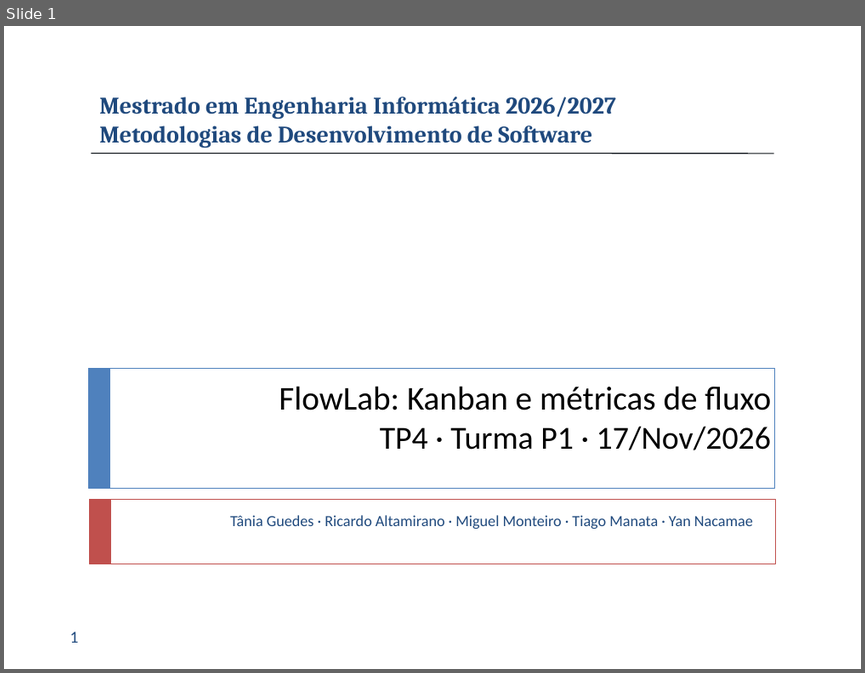
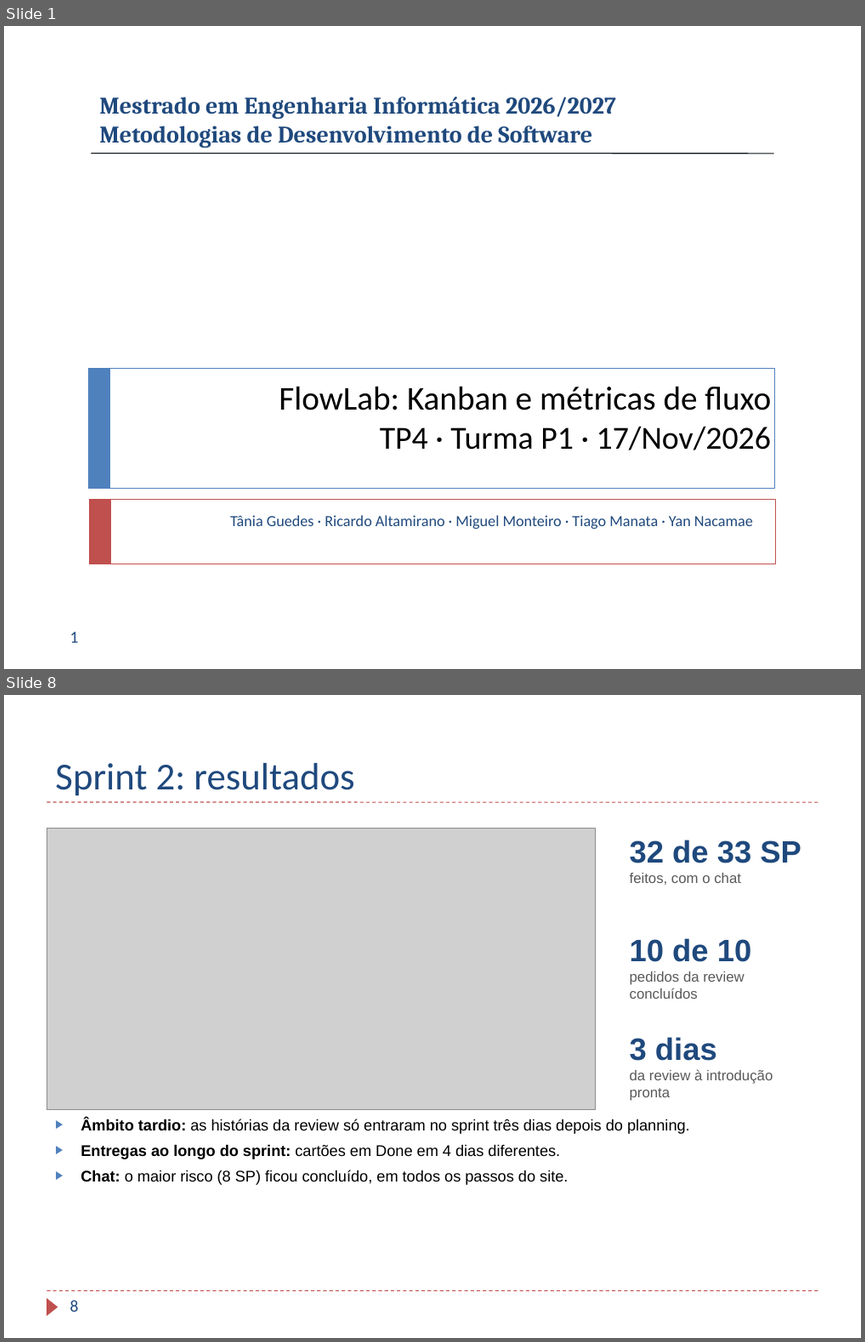
Before and after one commit to TaniaBmGuedes/MDS-TP4, a slide deck: entrega/07_Apresentacao_Final.pptx. Shown one above the other, each under a label of ours: slide 1 before the commit, slides 1 and 8 after it; the slides between them are not shown. The pictures are 865x673 and 865x1342 pixels, drawn with LibreOffice and Linux fonts; fonts in the diff are those of the drawing; grey boxes stand for pictures; background and template pictures are left out. Boxes give left, top, right and bottom in pixels: in the first picture for what was removed or moved away, otherwise in the second. Text is boxed around its words. In the diff, an @@ line names an element or a change of style, - is before the commit and + after.

Commit message:
Apresentação: sem capturas do site; um slide com o percurso dos 7 passos (o site é mostrado ao vivo)

```diff
--- a/entrega/07_Apresentacao_Final.pptx
+++ b/entrega/07_Apresentacao_Final.pptx
@@ slide 8 added at [4, 695, 861, 1338], background #FFFFFF @@
@@ title added at [55, 763, 354, 796], 32 pt, text #1F497D @@
+Sprint 2: resultados
@@ line added from (46, 802) to (818, 802), #C0504D 0.75 pt dashed @@
@@ picture added at [46, 828, 596, 1110] @@
@@ text added at [630, 839, 801, 885], 12 pt, text #595959 @@
+32 de 33 SP
+feitos, com o chat
@@ text added at [630, 938, 751, 998], 12 pt, text #595959 @@
+10 de 10
+pedidos da review concluídos
@@ text added at [630, 1037, 772, 1100], 12 pt, text #595959 @@
+3 dias
+da review à introdução pronta
@@ text added at [80, 1118, 690, 1185], 13 pt, text #000000 @@
+▶ Âmbito tardio: as histórias da review só entraram no sprint três dias depois do planning.
+▶ Entregas ao longo do sprint: cartões em Done em 4 dias diferentes.
+▶ Chat: o maior risco (8 SP) ficou concluído, em todos os passos do site.
@@ line added from (46, 1291) to (818, 1291), #C0504D 0.75 pt dashed @@
@@ triangle added at [46, 1298, 58, 1315], fill #C0504D @@
@@ page number added at [70, 1299, 79, 1311], 14 pt, text #1F497D @@
+8
```
Also in this commit, not shown: 5 slides changed, 4 other slides added, 4 slides removed.
